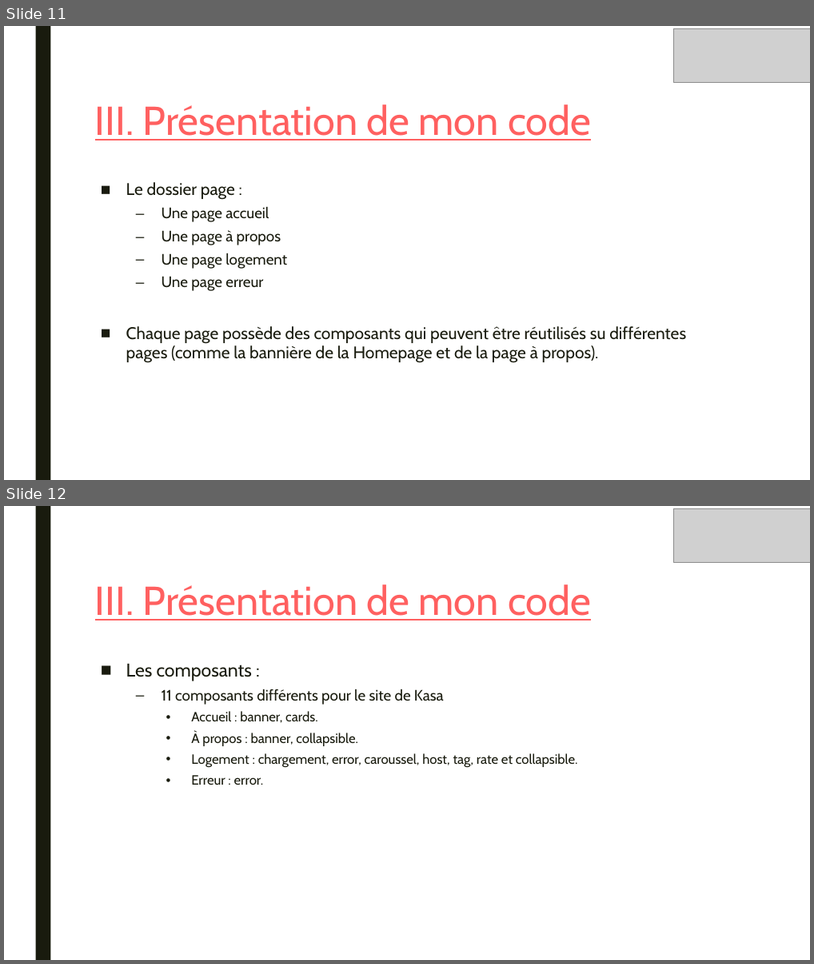
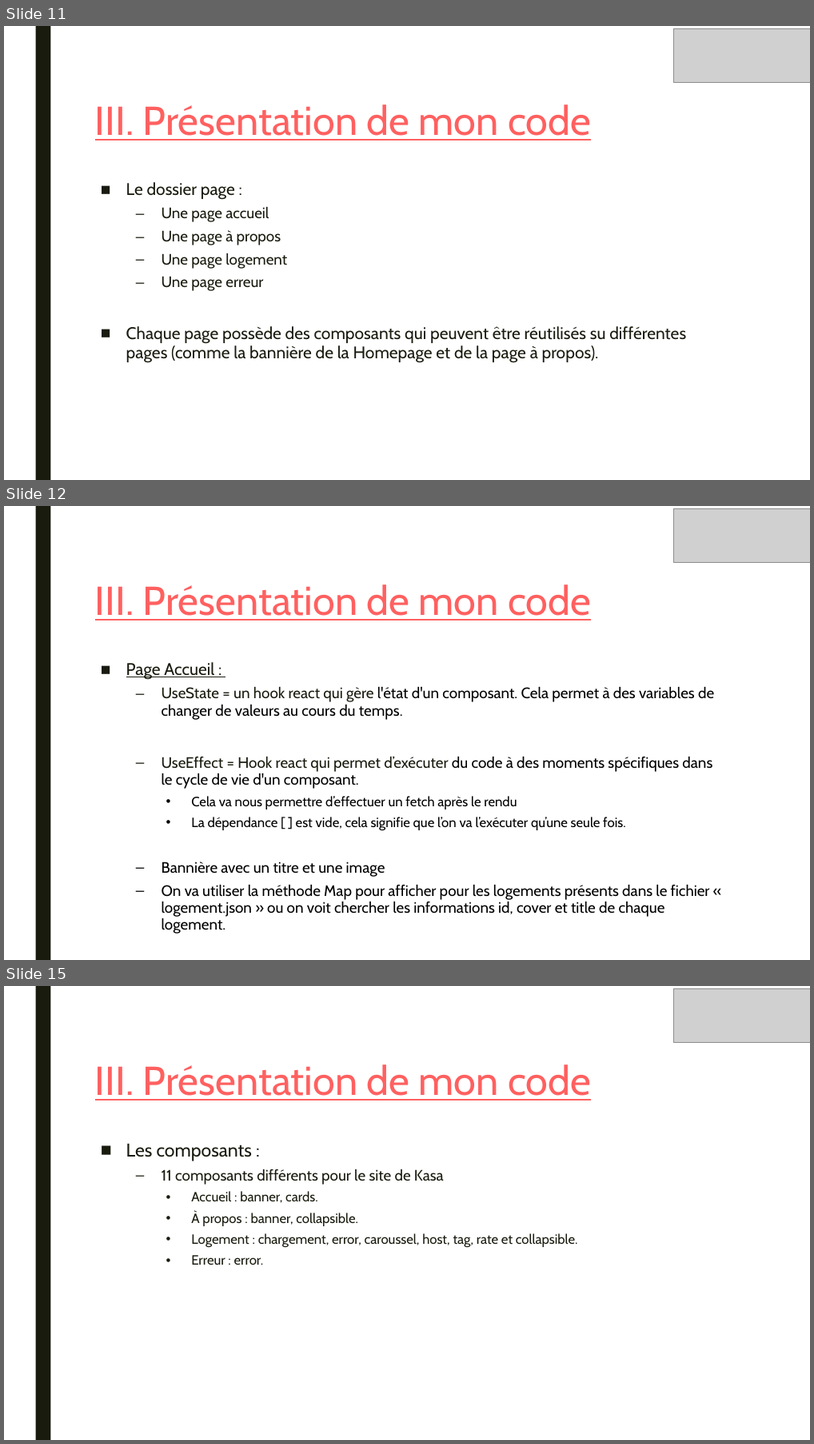
Before and after one commit to mathc28/Kasa, a slide deck: Soutenance/PrésentationP8.pptx. Shown one above the other, each under a label of ours: slides 11 and 12 before the commit, slides 11, 12 and 15 after it; the slides between them are not shown. The pictures are 814x964 and 814x1444 pixels, drawn with LibreOffice and Linux fonts; fonts in the diff are those of the drawing; grey boxes stand for pictures. Boxes give left, top, right and bottom in pixels: in the first picture for what was removed or moved away, otherwise in the second. Text is boxed around its words. In the diff, an @@ line names an element or a change of style, - is before the commit and + after.

```diff
--- a/Soutenance/PrésentationP8.pptx
+++ b/Soutenance/PrésentationP8.pptx
@@ slide 12 added at (4, 506, 810, 960), background #FFFFFF; not listed: 1 template element that a slide beside it also shows @@
@@ picture added at (674, 509, 810, 562) @@
@@ title added at (95, 584, 591, 620), 48 pt, text #FF6060, underline @@
+III. Présentation de mon code
@@ text added at (126, 662, 714, 933), 18 pt, text #000000 @@
+■ Page Accueil :
+  – UseState = un hook react qui gère l'état d'un composant. Cela permet à des variables de changer de valeurs au cours du temps.
+  – UseEffect = Hook react qui permet d’exécuter du code à des moments spécifiques dans le cycle de vie d'un composant.
+    • Cela va nous permettre d’effectuer un fetch après le rendu
+    • La dépendance [ ] est vide, cela signifie que l’on va l’exécuter qu’une seule fois.
+  – Bannière avec un titre et une image
+  – On va utiliser la méthode Map pour afficher pour les logements présents dans le fichier « logement.json » ou on voit chercher les informations id, cover et title de chaque logement.
@@ what was slide 12 is now slide 15 @@
```
Also in this commit, not shown: 1 slide changed, 5 other slides added, 12 other files.
